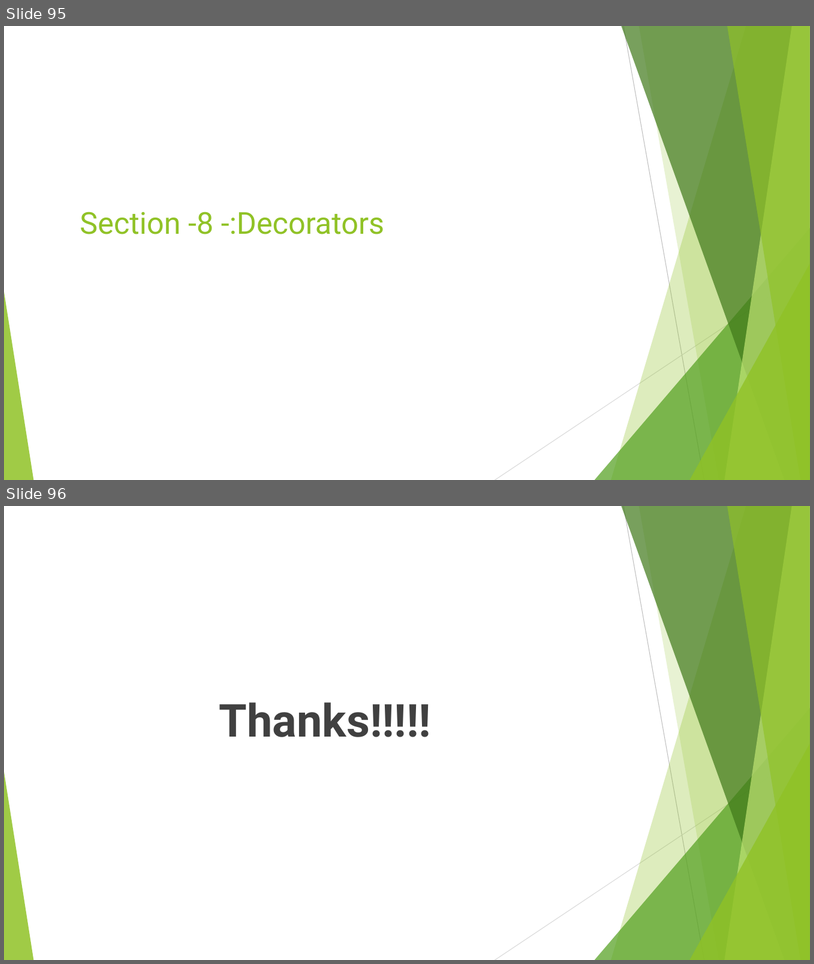
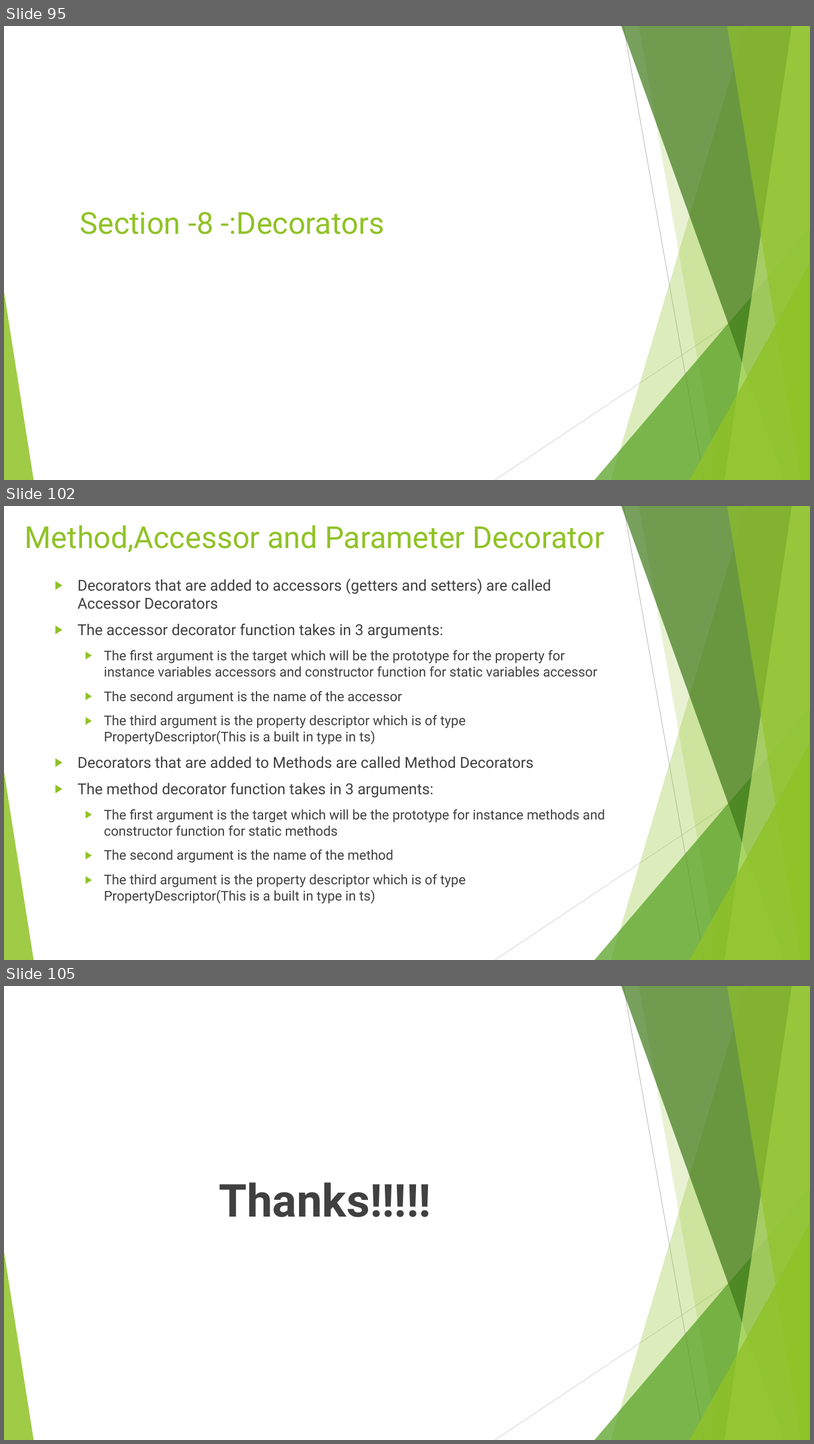
Before and after one commit to rudhrainfogain/TypeScript, a slide deck: PPT/TypeScriptv8.pptx. Shown one above the other, each under a label of ours: slides 95 and 96 before the commit, slides 95, 102 and 105 after it; the slides between them are not shown. The pictures are 814x964 and 814x1444 pixels, drawn with LibreOffice and Linux fonts; fonts in the diff are those of the drawing. Boxes give left, top, right and bottom in pixels: in the first picture for what was removed or moved away, otherwise in the second. Text is boxed around its words. In the diff, an @@ line names an element or a change of style, - is before the commit and + after.

Commit message:
Decorators Partial Code

```diff
--- a/PPT/TypeScriptv8.pptx
+++ b/PPT/TypeScriptv8.pptx
@@ slide 102 added at [4, 506, 810, 960], background #FFFFFF; not listed: 10 template elements that a slide beside it also shows @@
@@ title added at [25, 525, 605, 552], 36 pt, text #90C226 @@
+Method,Accessor and Parameter Decorator
@@ text added at [78, 579, 605, 903], 16 pt, text #404040 @@
+▶ Decorators that are added to accessors (getters and setters) are called Accessor Decorators
+▶ The accessor decorator function takes in 3 arguments:
+  ▶ The first argument is the target which will be the prototype for the property for instance variables accessors and constructor function for static variables accessor
+  ▶ The second argument is the name of the accessor
+  ▶ The third argument is the property descriptor which is of type PropertyDescriptor(This is a built in type in ts)
+▶ Decorators that are added to Methods are called Method Decorators
+▶ The method decorator function takes in 3 arguments:
+  ▶ The first argument is the target which will be the prototype for instance methods and constructor function for static methods
+  ▶ The second argument is the name of the method
+  ▶ The third argument is the property descriptor which is of type PropertyDescriptor(This is a built in type in ts)
@@ what was slide 96 is now slide 105 @@
```
Also in this commit, not shown: 8 other slides added, 4 other files.
